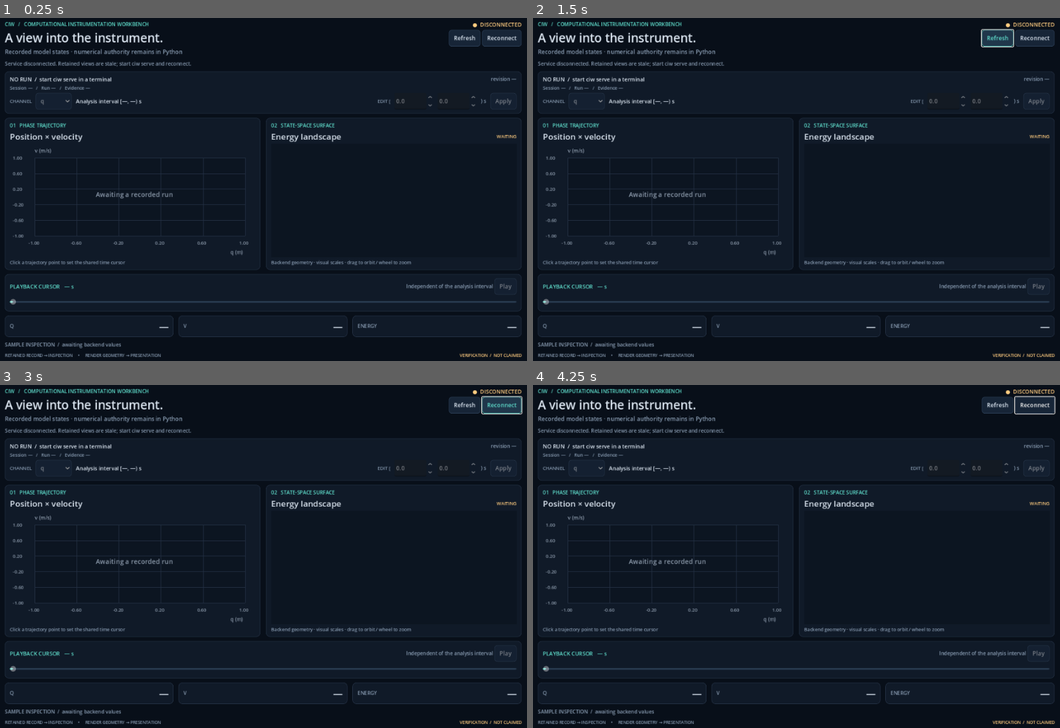
Above: before the commit, frames 1-4 (two rows, left to right).
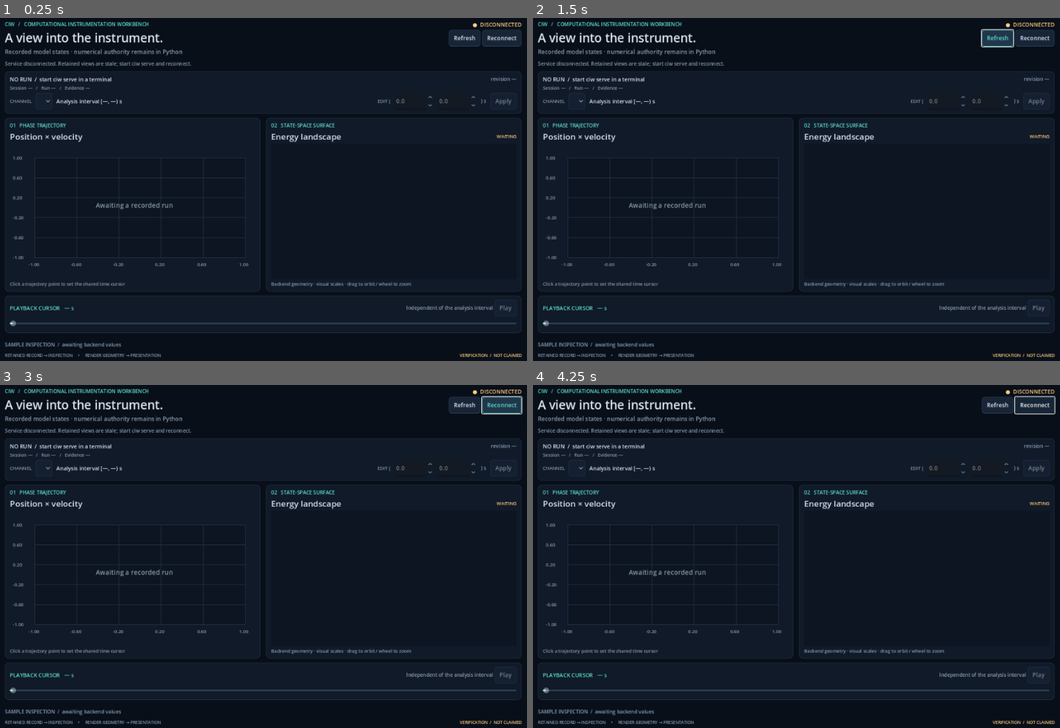
Above: after the commit, the same moments.

Repository: giasonpooni/Computational-Instrumentation-Workbench
Game: Godot game, scene res://main.tscn
Two runs of this game, one before a commit and one after it. Both use one fixed random seed, a clock stepped at 60 frames per second and the inputs below.
Inputs (mouse positions are in pixels of both pictures, inside the frame that each line leads up to):
- Up to frame 1 (0.25 s): no input
- Up to frame 2 (1.5 s): click "Refresh" at 0.5 s; click "Refresh" at 1.25 s
- Up to frame 3 (3 s): click "Refresh" at 2 s; click "Reconnect" at 2.75 s
- Up to frame 4 (4.25 s): drag from (664, 566) to (849, 477) at 3.52 s

The runs differ from the first frame. In frame 1, 3.4% of the frame differs, in the area x 0-99%, y 23-94%; in frame 2, 3.4%; in frame 3, 3.4%; in frame 4, 3.4%.

Commit message:
Build the viewport's channels from the record rather than a fixed list
The channel selector, the numeric readout cards, the selection
round-trip and the phase-portrait axes named the demonstration
instrument's three channels in source, so any other instrument would
have been displayed under the wrong names. They now come from the
run metadata the service sends: the selector and cards are rebuilt when
a snapshot names a different channel set, the selection resolves
against that set, a sample missing a channel leaves its readout blank
instead of faulting, and the portrait takes its two axes and their units
from the record's first two declared channels. The 3D view no longer
falls back to the oscillator's axis labels when a record declares none.

Add a headless check that supplies records of two, three and five
channels and asserts the interface follows each one, and run it from
the bridge check so continuous integration covers it.

Co-Authored-By: Claude Opus 5 <noreply@anthropic.com>
Claude-Session: https://claude.ai/code/session_01UMHmkxmLebPE8rvDiw1XcK

Diff:
--- a/godot/scripts/energy_view.gd
+++ b/godot/scripts/energy_view.gd
@@ -121,7 +121,7 @@
 		sphere.radius = _base_radius * 0.007
 		sphere.height = sphere.radius * 2
 		_marker.mesh = sphere
-		_build_axes(low, high, render.get("axis_labels", ["q (m)", "energy (J)", "v (m/s)"]))
+		_build_axes(low, high, render.get("axis_labels", ["", "", ""]))
 		_update_camera()
 
 
--- a/godot/scripts/main.gd
+++ b/godot/scripts/main.gd
@@ -27,6 +27,8 @@
 var _play: Button
 var _view_state: Label
 var _value_labels: Dictionary = {}
+var _channel_names: Array = []
+var _samples_row: HBoxContainer
 var _playing := false
 var _play_time := 0.0
 var _duration := 0.0
@@ -162,8 +164,7 @@
 	context_rows.add_child(controls)
 	controls.add_child(_label("CHANNEL", 11, MUTED))
 	_channel = OptionButton.new()
-	for channel in ["q", "v", "energy"]:
-		_channel.add_item(channel)
+	## Items come from the run's declared channels, never a compiled-in list.
 	_channel.item_selected.connect(func(index: int):
 		if not _synchronizing:
 			_client.update_selection({"channel": _channel.get_item_text(index)})
@@ -229,21 +230,10 @@
 	_slider.step = 0.001
 	_slider.value_changed.connect(_slider_changed)
 	timeline_column.add_child(_slider)
-	var samples := HBoxContainer.new()
-	samples.add_theme_constant_override("separation", 12)
-	column.add_child(samples)
-	for name in ["q", "v", "energy"]:
-		var sample_card := _panel()
-		sample_card.size_flags_horizontal = Control.SIZE_EXPAND_FILL
-		samples.add_child(sample_card)
-		var contents := HBoxContainer.new()
-		sample_card.add_child(contents)
-		contents.add_child(_label(str(name).to_upper(), 12, MUTED))
-		var value := _label("—", 23)
-		value.size_flags_horizontal = Control.SIZE_EXPAND_FILL
-		value.horizontal_alignment = HORIZONTAL_ALIGNMENT_RIGHT
-		_value_labels[name] = value
-		contents.add_child(value)
+	_samples_row = HBoxContainer.new()
+	_samples_row.add_theme_constant_override("separation", 12)
+	column.add_child(_samples_row)
+	## One card per declared channel; built when a snapshot names them.
 	_sample_label = _label("SAMPLE INSPECTION  /  awaiting backend values", 12, MUTED)
 	column.add_child(_sample_label)
 	var footer := HBoxContainer.new()
@@ -253,6 +243,33 @@
 	footer.add_child(authority)
 	footer.add_child(_label("VERIFICATION  /  NOT CLAIMED", 10, AMBER))
 	_set_interaction(false)
+
+
+func _rebuild_channels(names: Array) -> void:
+	## The record decides which channels exist. Rebuild the selector and the
+	## readout cards from it rather than assuming any particular instrument.
+	if names == _channel_names:
+		return
+	_channel_names = names.duplicate()
+	_channel.clear()
+	for name in _channel_names:
+		_channel.add_item(str(name))
+	for child in _samples_row.get_children():
+		_samples_row.remove_child(child)
+		child.queue_free()
+	_value_labels.clear()
+	for name in _channel_names:
+		var sample_card := _panel()
+		sample_card.size_flags_horizontal = Control.SIZE_EXPAND_FILL
+		_samples_row.add_child(sample_card)
+		var contents := HBoxContainer.new()
+		sample_card.add_child(contents)
+		contents.add_child(_label(str(name).to_upper(), 12, MUTED))
+		var value := _label("—", 23)
+		value.size_flags_horizontal = Control.SIZE_EXPAND_FILL
+		value.horizontal_alignment = HORIZONTAL_ALIGNMENT_RIGHT
+		_value_labels[name] = value
+		contents.add_child(value)
 
 
 func _set_interaction(enabled: bool) -> void:
@@ -284,6 +301,7 @@
 func _on_snapshot(snapshot: Dictionary) -> void:
 	var run: Dictionary = snapshot.run
 	var metadata: Dictionary = run.metadata
+	_rebuild_channels(Dictionary(run.get("channels", {})).keys())
 	var previous_run := _identity_run
 	_identity_run = str(run.run_id)
 	_duration = float(metadata.duration_s)
@@ -316,14 +334,18 @@
 	_interval_label.text = "Analysis interval [%.3f, %.3f) s" % [float(interval[0]), float(interval[1])]
 	_interval_start.set_value_no_signal(float(interval[0]))
 	_interval_end.set_value_no_signal(float(interval[1]))
-	var channels := ["q", "v", "energy"]
-	_channel.select(channels.find(str(selection.channel)))
+	_channel.select(_channel_names.find(str(selection.channel)))
 	_synchronizing = false
 
 
 func _on_sample(sample: Dictionary) -> void:
+	var values: Dictionary = sample.values
+	var units: Dictionary = sample.units
 	for channel in _value_labels:
-		_value_labels[channel].text = "%.6f %s" % [float(sample.values[channel]), str(sample.units[channel])]
+		if values.has(channel):
+			_value_labels[channel].text = "%.6f %s" % [float(values[channel]), str(units.get(channel, ""))]
+		else:
+			_value_labels[channel].text = "—"
 	_sample_label.text = "BACKEND SAMPLE  %s   /   nearest retained time %.6f s   /   numerical values from the record" % [int(sample.sample_index), float(sample.time_s)]
 	_phase.set_sample(int(sample.sample_index))
 	_energy.set_sample(int(sample.sample_index))
--- a/godot/scripts/phase_plot.gd
+++ b/godot/scripts/phase_plot.gd
@@ -10,6 +10,8 @@
 var _selected := -1
 var _stale := true
 var _limits := Rect2(-1, -1, 2, 2)
+var _axis_x := ""
+var _axis_y := ""
 
 
 func _ready() -> void:
@@ -21,9 +23,21 @@
 func set_run(run: Dictionary) -> void:
 	_times = run.get("time_s", [])
 	_positions.clear()
+	## The portrait plots the run's first declared channel against its second;
+	## which quantities those are is the record's business, not this view's.
 	var channels: Dictionary = run.get("channels", {})
-	var q: Array = channels.get("q", {}).get("values", [])
-	var v: Array = channels.get("v", {}).get("values", [])
+	var names: Array = channels.keys()
+	var q: Array = []
+	var v: Array = []
+	_axis_x = ""
+	_axis_y = ""
+	if names.size() >= 2:
+		var first: Dictionary = channels.get(names[0], {})
+		var second: Dictionary = channels.get(names[1], {})
+		q = first.get("values", [])
+		v = second.get("values", [])
+		_axis_x = "%s (%s)" % [str(names[0]), str(first.get("unit", ""))]
+		_axis_y = "%s (%s)" % [str(names[1]), str(second.get("unit", ""))]
 	var low := Vector2(INF, INF)
 	var high := Vector2(-INF, -INF)
 	for index in range(mini(q.size(), v.size())):
@@ -72,8 +86,8 @@
 		draw_line(Vector2(area.position.x, y), Vector2(area.end.x, y), Color("233043"))
 		draw_string(font, Vector2(x - 15, area.end.y + 21), "%.2f" % (_limits.position.x + _limits.size.x * fraction), HORIZONTAL_ALIGNMENT_LEFT, -1, 11, MUTED)
 		draw_string(font, Vector2(7, y + 4), "%.2f" % (_limits.end.y - _limits.size.y * fraction), HORIZONTAL_ALIGNMENT_LEFT, -1, 11, MUTED)
-	draw_string(font, Vector2(area.position.x, 21), "v (m/s)", HORIZONTAL_ALIGNMENT_LEFT, -1, 12, MUTED)
-	draw_string(font, Vector2(area.end.x - 36, size.y - 8), "q (m)", HORIZONTAL_ALIGNMENT_LEFT, -1, 12, MUTED)
+	draw_string(font, Vector2(area.position.x, 21), _axis_y, HORIZONTAL_ALIGNMENT_LEFT, -1, 12, MUTED)
+	draw_string(font, Vector2(area.end.x - 36, size.y - 8), _axis_x, HORIZONTAL_ALIGNMENT_LEFT, -1, 12, MUTED)
 	_screen.clear()
 	for point in _positions:
 		_screen.append(_project(point))
--- /dev/null
+++ b/godot/tests/channel_generality.gd
@@ -0,0 +1,109 @@
+extends SceneTree
+## The viewport must take its channels from the record it is shown, not from a
+## compiled-in list. Runs headless with no service: snapshots are supplied
+## directly, so this checks the client's own handling rather than the protocol.
+##
+##   godot --headless --path godot --script res://tests/channel_generality.gd
+
+const Main = preload("res://scripts/main.gd")
+const PhasePlot = preload("res://scripts/phase_plot.gd")
+
+var _failures: Array[String] = []
+var _view
+var _done := false
+
+func _check(name: String, ok: bool, detail: String = "") -> void:
+	if ok:
+		print("  PASS  %s%s" % [name, ("  " + detail) if detail else ""])
+	else:
+		_failures.append(name)
+		print("  FAIL  %s%s" % [name, ("  " + detail) if detail else ""])
+
+func _snapshot(channels: Dictionary, run_id: String) -> Dictionary:
+	return {
+		"session_id": "session-test",
+		"run": {
+			"run_id": run_id, "evidence_id": "sha256:test", "instrument": "test.instrument",
+			"metadata": {"duration_s": 4.0, "sample_count": 256, "sample_rate_hz": 64.0},
+			"channels": channels,
+		},
+		"selection": {"channel": channels.keys()[0], "interval_s": [0.0, 4.0],
+					  "cursor_s": 0.0, "revision": 0},
+		"results": [],
+	}
+
+func _selector_items(view) -> Array:
+	var items: Array = []
+	for i in range(view._channel.item_count):
+		items.append(view._channel.get_item_text(i))
+	return items
+
+func _initialize() -> void:
+	## Nodes added here are not ready until the first frame, so the checks run
+	## from _process once the scene has built its widgets.
+	_view = Main.new()
+	root.add_child(_view)
+
+
+func _process(_delta: float) -> bool:
+	if _done:
+		return true
+	_done = true
+	print("channel generality check")
+	var view = _view
+
+	# A three-channel record, the shape the demo instrument produces.
+	var three := {"q": {"unit": "m"}, "v": {"unit": "m/s"}, "energy": {"unit": "J"}}
+	view._on_snapshot(_snapshot(three, "run-three"))
+	_check("three_channel_selector", _selector_items(view) == ["q", "v", "energy"],
+		   str(_selector_items(view)))
+	_check("three_channel_cards", view._value_labels.keys() == ["q", "v", "energy"],
+		   str(view._value_labels.keys()))
+
+	# A different instrument: two channels, different names and units.
+	var two := {"pressure": {"unit": "Pa"}, "flow": {"unit": "m3/s"}}
+	view._on_snapshot(_snapshot(two, "run-two"))
+	_check("two_channel_selector", _selector_items(view) == ["pressure", "flow"],
+		   str(_selector_items(view)))
+	_check("two_channel_cards", view._value_labels.keys() == ["pressure", "flow"],
+		   str(view._value_labels.keys()))
+	_check("no_stale_cards", not view._value_labels.has("q"),
+		   "previous run's channels cleared")
+
+	# Five channels, to show the count is not fixed either.
+	var five := {"a": {"unit": "1"}, "b": {"unit": "K"}, "c": {"unit": "Pa"},
+				 "d": {"unit": "V"}, "e": {"unit": "A"}}
+	view._on_snapshot(_snapshot(five, "run-five"))
+	_check("five_channel_selector", _selector_items(view).size() == 5, str(_selector_items(view)))
+
+	# The selection round-trip must resolve against the record's channels.
+	view._on_selection({"channel": "c", "interval_s": [0.0, 4.0], "cursor_s": 1.0, "revision": 3})
+	_check("selection_resolves_by_record", view._channel.selected == 2,
+		   "selected index %d" % view._channel.selected)
+
+	# A sample naming only some channels must not fault the readouts.
+	view._on_sample({"sample_index": 7, "time_s": 0.109,
+					 "values": {"a": 1.5, "b": 2.5}, "units": {"a": "1", "b": "K"}})
+	_check("partial_sample_tolerated", view._value_labels["c"].text == "—",
+		   "absent channel shows a dash")
+	_check("present_sample_rendered", view._value_labels["a"].text.begins_with("1.5"),
+		   view._value_labels["a"].text)
+
+	# The phase portrait takes its two axes from the record, with its units.
+	var plot = PhasePlot.new()
+	root.add_child(plot)
+	plot.set_run({"time_s": [0.0, 0.1, 0.2],
+				  "channels": {"pressure": {"unit": "Pa", "values": [1.0, 2.0, 3.0]},
+							   "flow": {"unit": "m3/s", "values": [0.5, 0.6, 0.7]}}})
+	_check("phase_axes_from_record", plot._axis_x == "pressure (Pa)" and plot._axis_y == "flow (m3/s)",
+		   "%s / %s" % [plot._axis_x, plot._axis_y])
+	_check("phase_points_from_record", plot._positions.size() == 3,
+		   "%d points" % plot._positions.size())
+
+	if _failures.is_empty():
+		print("PASS: the viewport builds channels, readouts and phase axes from the record")
+		quit(0)
+	else:
+		print("FAIL: %s" % ", ".join(_failures))
+		quit(1)
+	return true
Not shown, added: godot/tests/channel_generality.gd.uid
Not shown, changed: godot/README.md
Not shown, changed: scripts/check_godot.py
